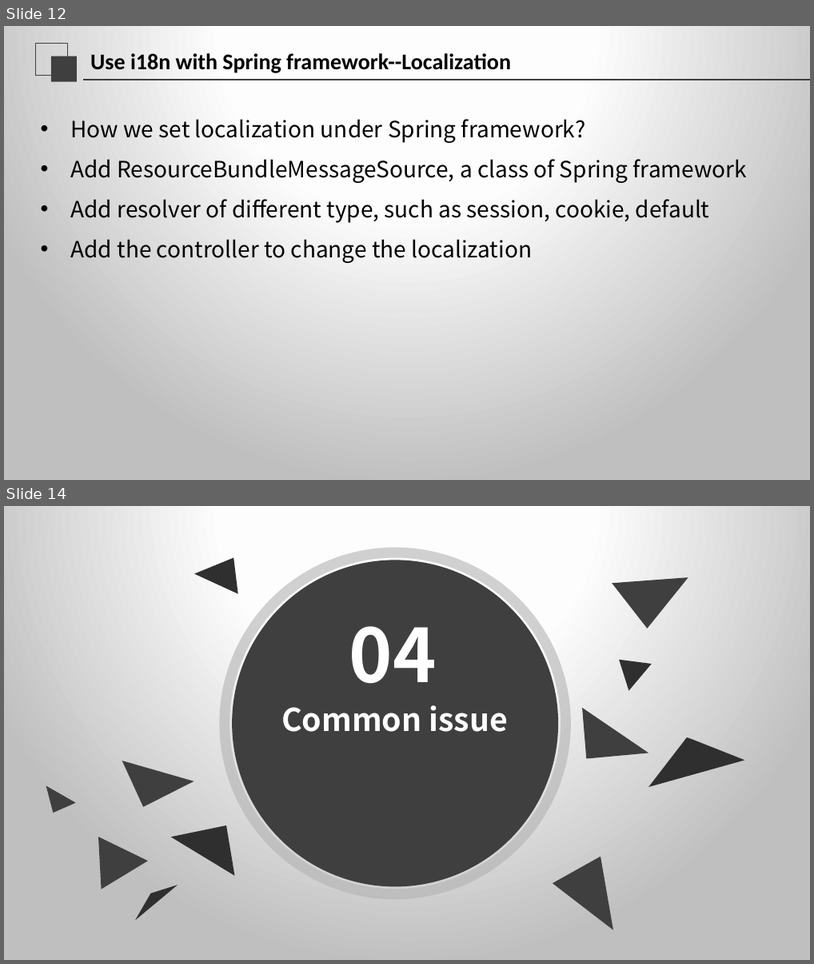
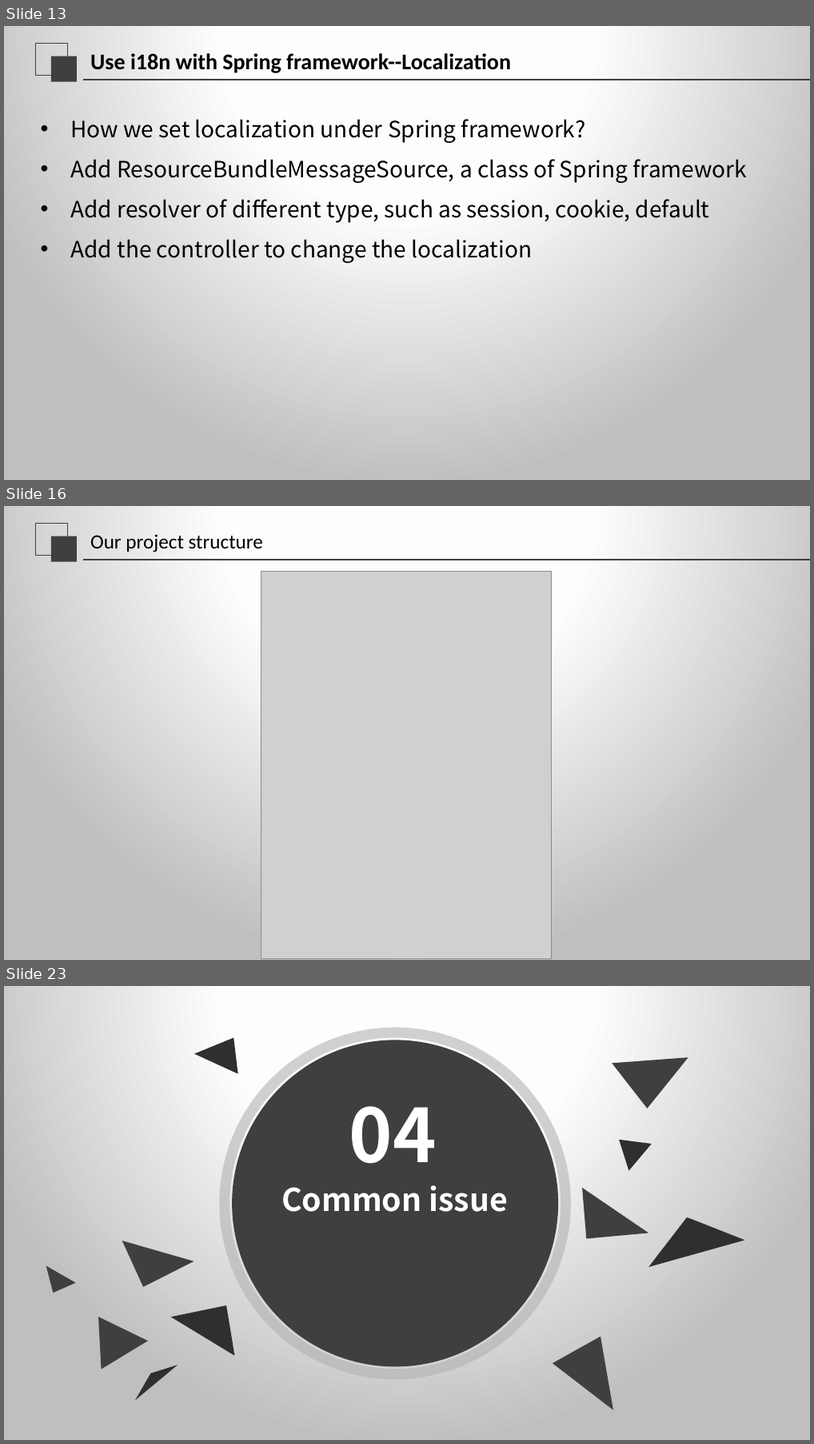
Before and after one commit to jishiting/SpringI18N, a slide deck: Internationalization.pptx. Shown one above the other, each under a label of ours: slides 12 and 14 before the commit, slides 13, 16 and 23 after it; the slides between them are not shown. The pictures are 814x964 and 814x1444 pixels, drawn with LibreOffice and Linux fonts; fonts in the diff are those of the drawing; grey boxes stand for pictures. Boxes give left, top, right and bottom in pixels: in the first picture for what was removed or moved away, otherwise in the second. Text is boxed around its words. In the diff, an @@ line names an element or a change of style, - is before the commit and + after.

```diff
--- a/Internationalization.pptx
+++ b/Internationalization.pptx
@@ slide 16 added at box(4, 506, 810, 960), background gradient #FFFFFF to #FEFEFE to #BFBFBF; not listed: 3 template elements that a slide beside it also shows @@
@@ title added at box(90, 534, 263, 552), 18 pt, text #000000 @@
+Our project structure
@@ picture added at box(262, 572, 552, 958) @@
@@ what was slide 12 is now slide 13 @@
@@ what was slide 14 is now slide 23 @@
```
Also in this commit, not shown: 2 slides changed, 9 other slides added, 1 slide removed.
